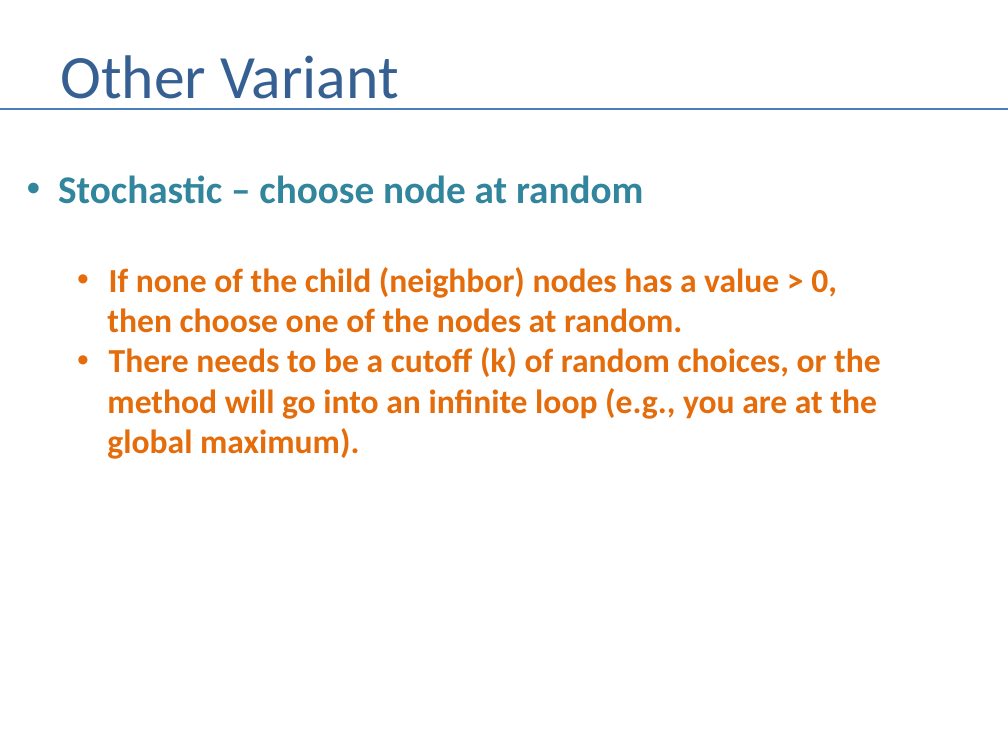
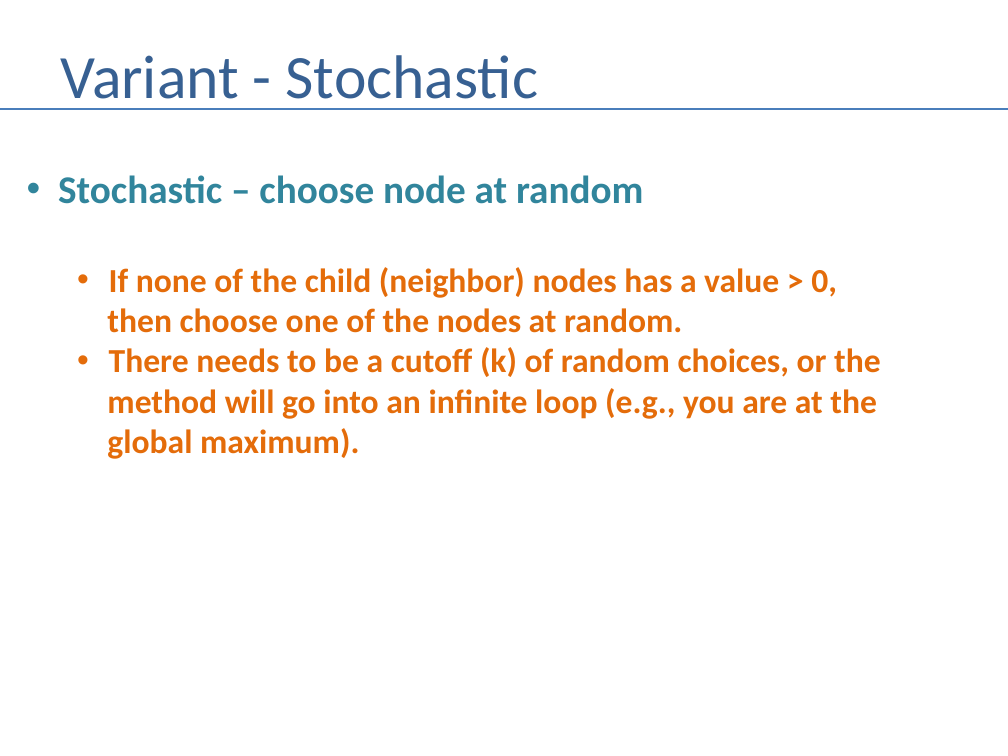
Before and after one commit to andrewferlitsch/Portland-Data-Science-Group, a slide deck: slide 8 of Presentations/AI - Hill Climbing.pptx. Drawn at 1008x756 pixels with LibreOffice and Linux fonts; fonts in the diff are those of the drawing. Boxes give left, top, right and bottom in pixels: in the first picture for what was removed or moved away, otherwise in the second. Text is boxed around its words. In the diff, an @@ line names an element or a change of style, - is before the commit and + after.

```diff
--- a/Presentations/AI - Hill Climbing.pptx
+++ b/Presentations/AI - Hill Climbing.pptx
@@ title at box(60, 55, 538, 110): text changed @@
-Other Variant
+Variant - Stochastic
```
Also in this commit, not shown: 1 slide added.
